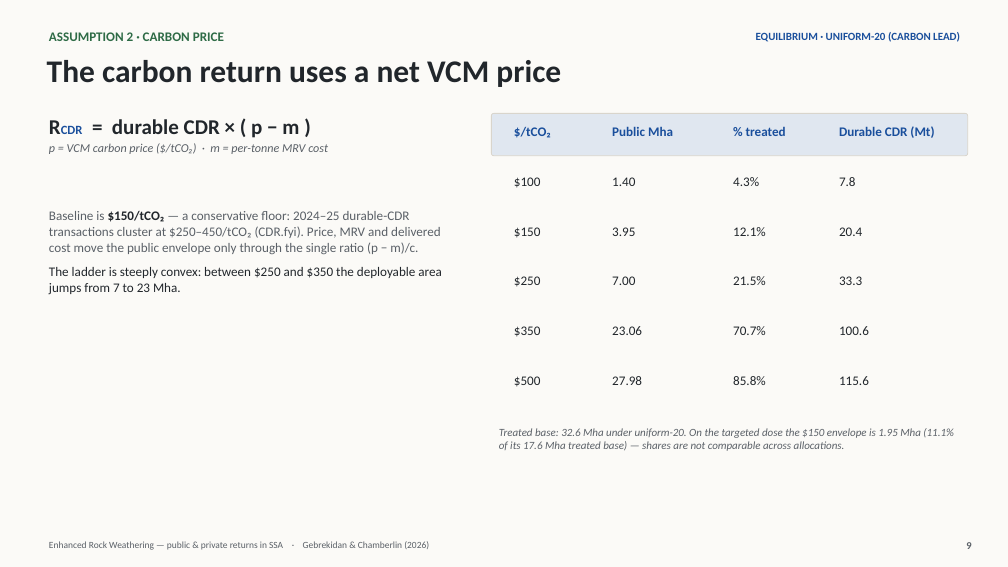
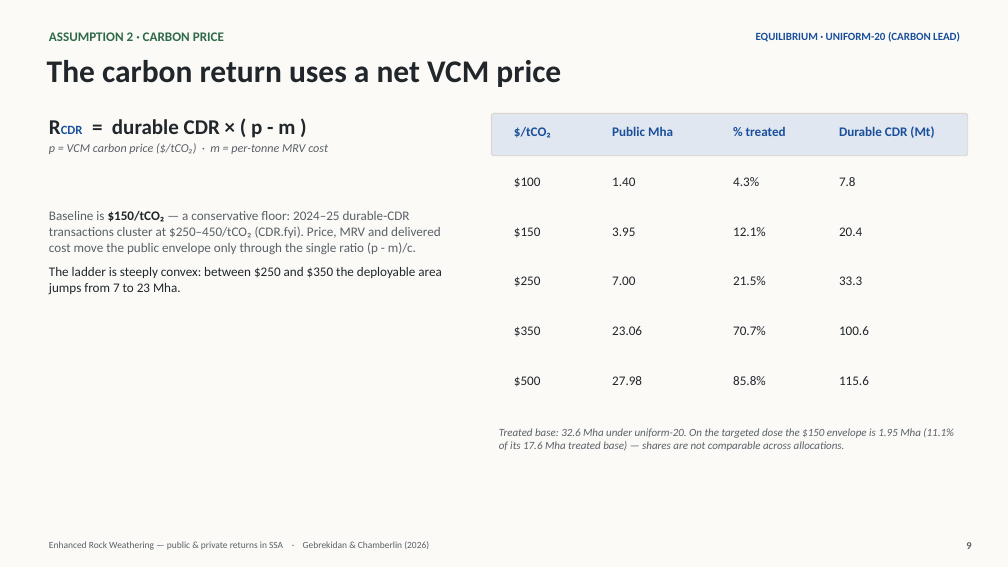
Before and after one commit to chamb244/erw-exante-v2, a slide deck: slide 9 of paper/ERW_public_private_returns_walkthrough.pptx. Drawn at 1008x567 pixels with LibreOffice and Linux fonts; fonts in the diff are those of the drawing. Boxes give left, top, right and bottom in pixels: in the first picture for what was removed or moved away, otherwise in the second. Text is boxed around its words. In the diff, an @@ line names an element or a change of style, - is before the commit and + after.

```diff
--- a/paper/ERW_public_private_returns_walkthrough.pptx
+++ b/paper/ERW_public_private_returns_walkthrough.pptx
@@ text at (112, 119, 295, 138): text changed @@
-RCDR = durable CDR × ( p − m )
+RCDR = durable CDR × ( p - m )
@@ text at (49, 211, 441, 254): text changed @@
-Baseline is $150/tCO₂ — a conservative floor: 2024–25 durable-CDR transactions cluster at $250–450/tCO₂ (CDR.fyi). Price, MRV and delivered cost move the public envelope only through the single ratio (p − m)/c.
+Baseline is $150/tCO₂ — a conservative floor: 2024–25 durable-CDR transactions cluster at $250–450/tCO₂ (CDR.fyi). Price, MRV and delivered cost move the public envelope only through the single ratio (p - m)/c.
```
Also in this commit, not shown: 6 other slides changed, 4 other files.
